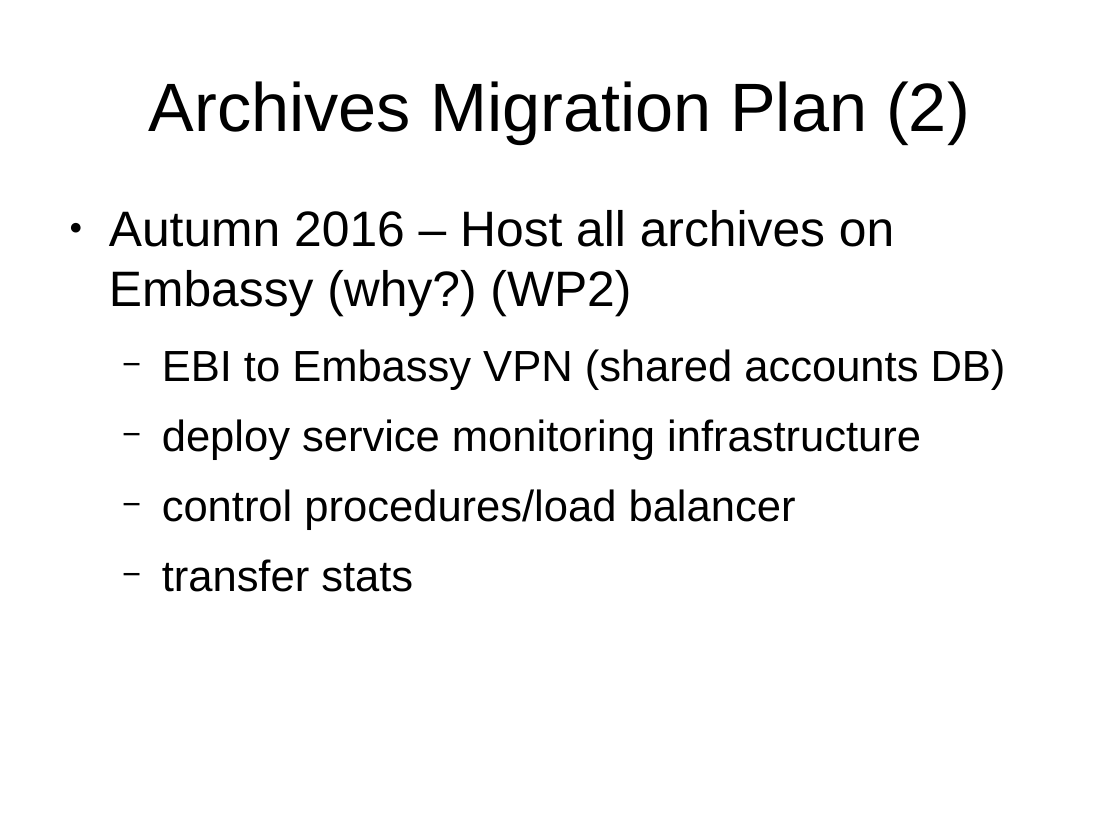
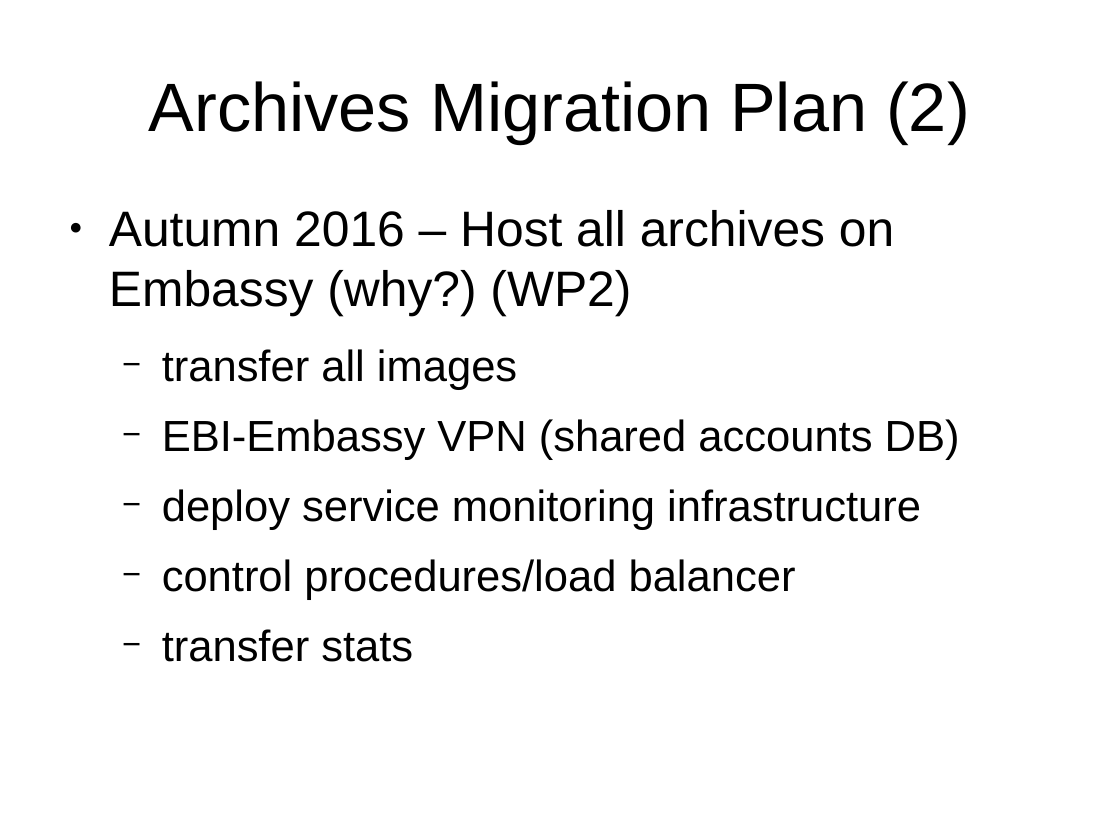
Before and after one commit to avullo/ensembl-migration-pm, a slide deck: slide 15 of data-review-10-16/talk.odp. Drawn at 1120x840 pixels with LibreOffice and Linux fonts; fonts in the diff are those of the drawing; background and template pictures are left out. Boxes give left, top, right and bottom in pixels: in the first picture for what was removed or moved away, otherwise in the second. Text is boxed around its words. In the diff, an @@ line names an element or a change of style, - is before the commit and + after.

```diff
--- a/data-review-10-16/talk.odp
+++ b/data-review-10-16/talk.odp
@@ text at (x1=162, y1=349, x2=960, y2=460): text changed @@
-  − EBI to Embassy VPN (shared accounts DB)
+  − transfer all images
+  − EBI-Embassy VPN (shared accounts DB)
```
Also in this commit, not shown: 3 other slides changed.
